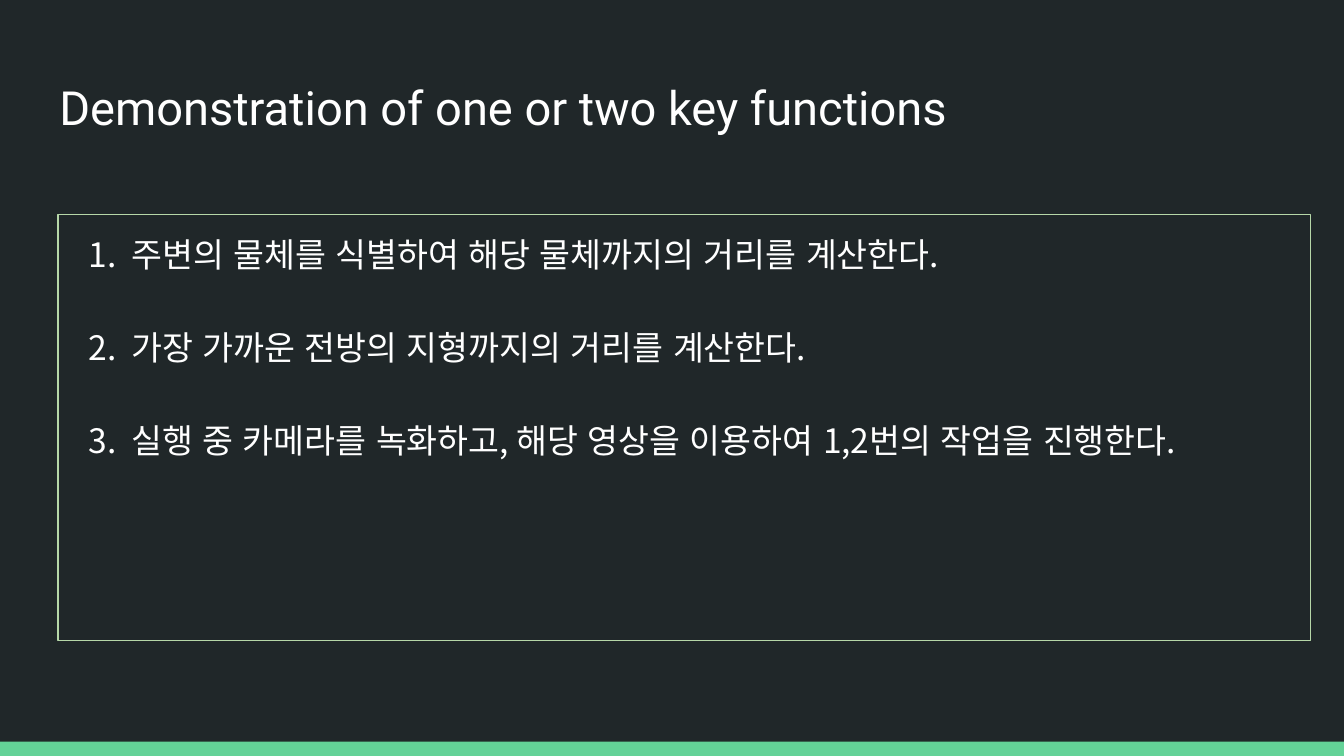
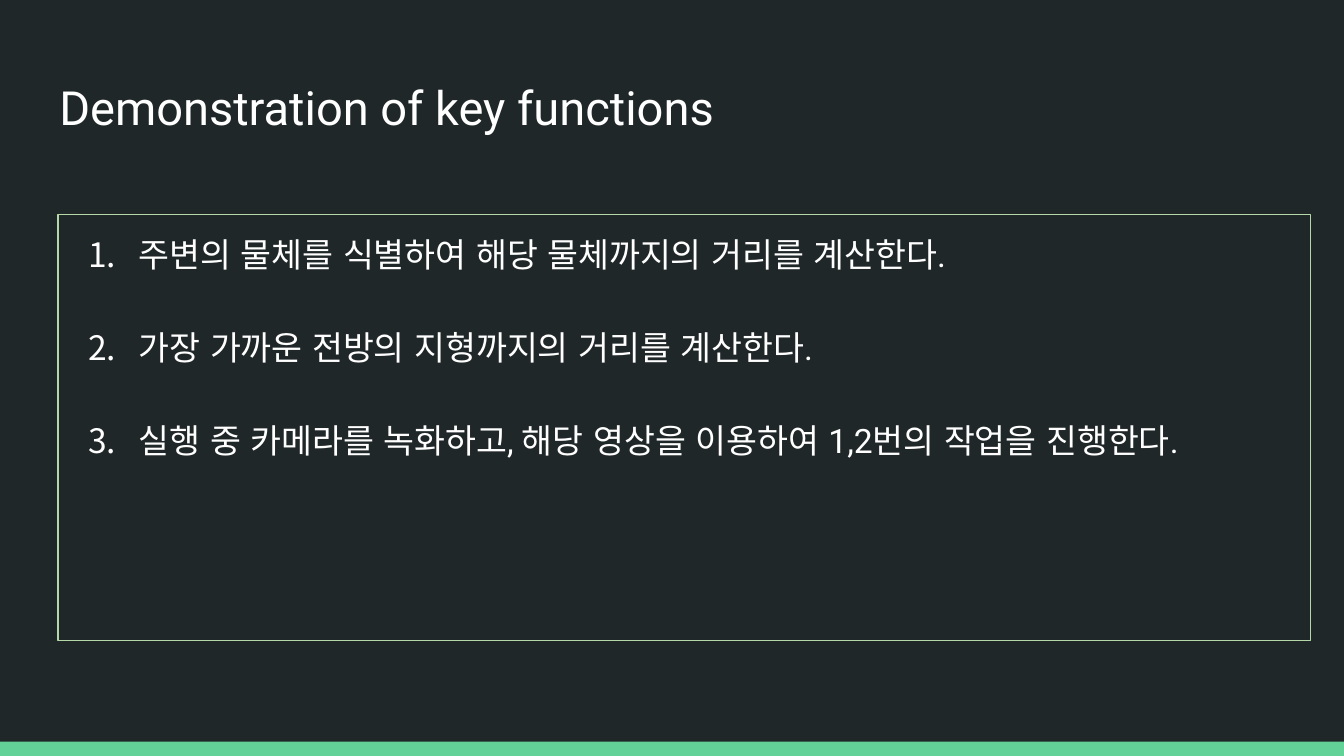
Before and after one commit to JinhwanSul/GuardianEyes, a slide deck: slide 5 of slides/Guardian eyes Midterm presentation.pptx. Drawn at 1344x756 pixels with LibreOffice and Linux fonts; fonts in the diff are those of the drawing. Boxes give left, top, right and bottom in pixels: in the first picture for what was removed or moved away, otherwise in the second. Text is boxed around its words. In the diff, an @@ line names an element or a change of style, - is before the commit and + after.

```diff
--- a/slides/Guardian eyes Midterm presentation.pptx
+++ b/slides/Guardian eyes Midterm presentation.pptx
@@ title at <box>59,89,714,135</box>: text changed @@
-Demonstration of one or two key functions
+Demonstration of key functions
@@ text at <box>139,239,1178,458</box>: text changed; font Noto Sans CJK KR to Roboto @@
-1. 주변의 물체를 식별하여 해당 물체까지의 거리를 계산한다.
-2. 가장 가까운 전방의 지형까지의 거리를 계산한다.
-3. 실행 중 카메라를 녹화하고, 해당 영상을 이용하여 1,2번의 작업을 진행한다.
+1. 주변의 물체를 식별하여 해당 물체까지의 거리를 계산한다.
+2. 가장 가까운 전방의 지형까지의 거리를 계산한다.
+3. 실행 중 카메라를 녹화하고, 해당 영상을 이용하여 1,2번의 작업을 진행한다.
```
Also in this commit, not shown: 10 other slides changed, 1 other file.
